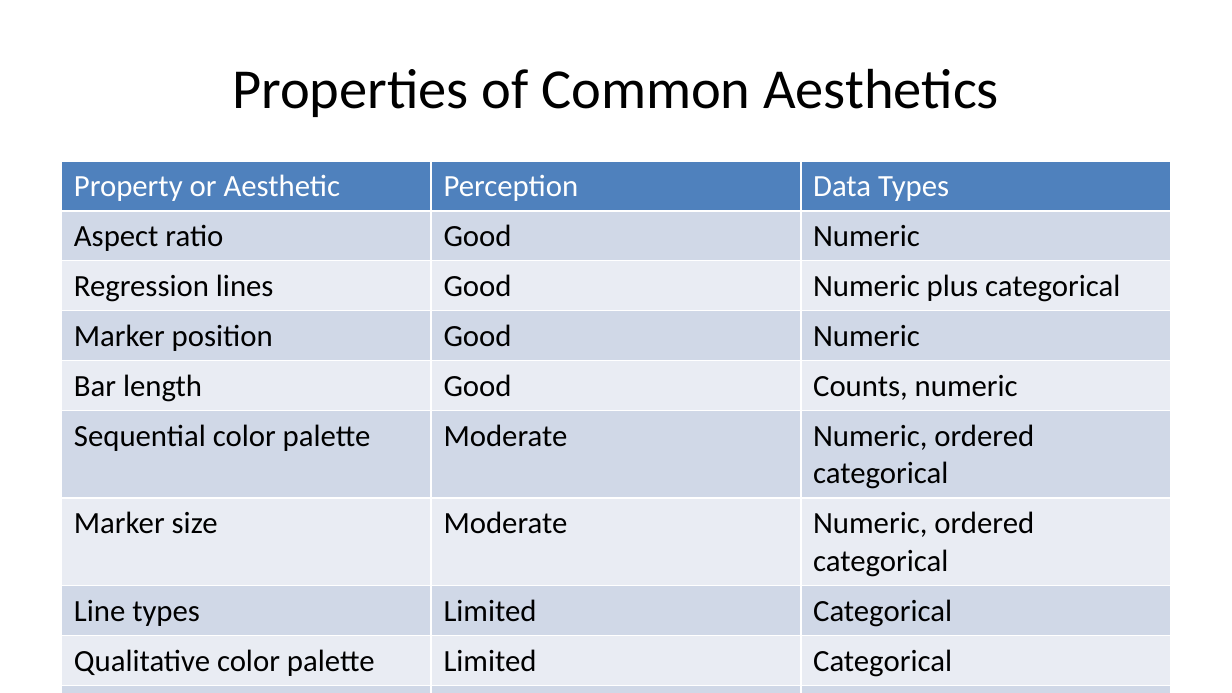
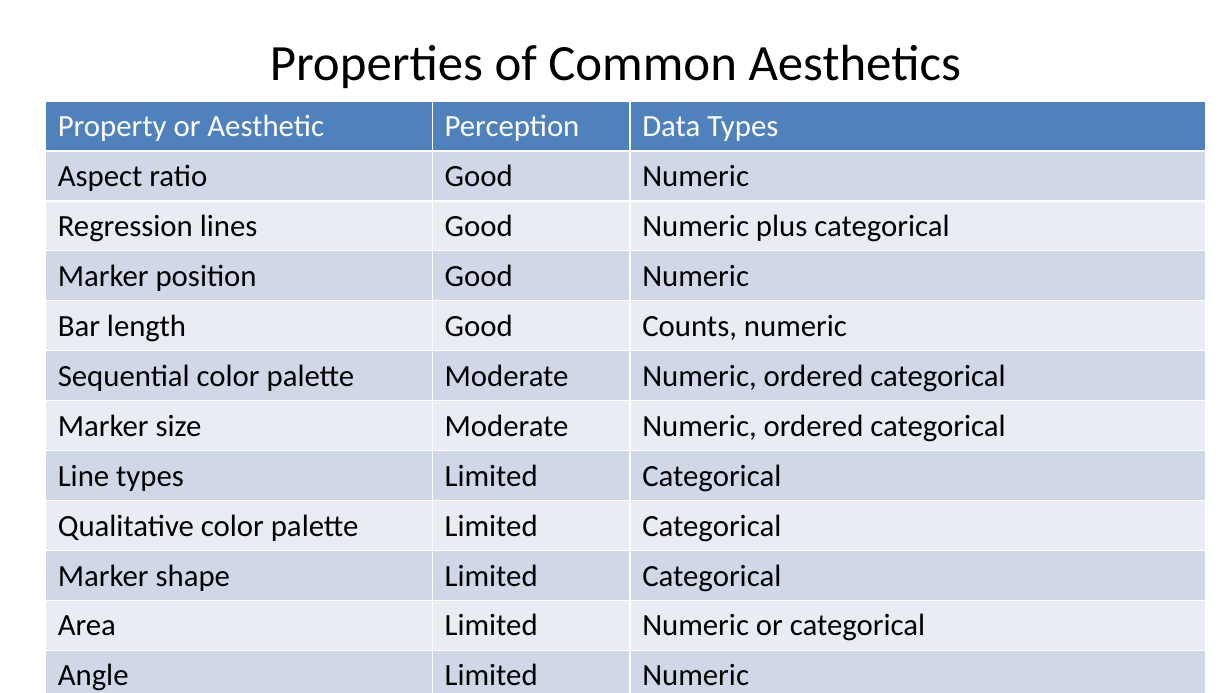
Before and after one commit to StephenElston/CSCI-E-83, a slide deck: slide 5 of LectureSlides/02_VisualizationOfLargeComplexData.pptx. Drawn at 1232x693 pixels with LibreOffice and Linux fonts; fonts in the diff are those of the drawing. Boxes give left, top, right and bottom in pixels: in the first picture for what was removed or moved away, otherwise in the second. Text is boxed around its words. In the diff, an @@ line names an element or a change of style, - is before the commit and + after.

Commit message:
Edited tables and text in slides

```diff
--- a/LectureSlides/02_VisualizationOfLargeComplexData.pptx
+++ b/LectureSlides/02_VisualizationOfLargeComplexData.pptx
@@ title "Properties of Common Aesthetics" at [270,44,961,89]: size 33 to 29.7 pt @@
@@ table: place and size @@
-table at [62,161,1170,681]
+table at [46,101,1206,693]
```
Also in this commit, not shown: 9 other slides changed, 1 other file.
